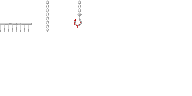
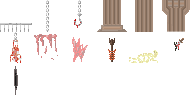
Comparing the layer stacks of the two 192x96 images. Changes:
moved "Layer 3" above "Layer 2", painted on it over [10, 32, 18, 95]
added layer "Layer 2" above "Layer 1" over [174, 38, 184, 51]
added layer "Layer 1" above "torch" over [129, 50, 158, 63]
added layer "torch" above "bloodsplatter_2" over [108, 38, 116, 62]
added layer "bloodsplatter_2" (51%) above "bloodsplatter_1" over [72, 37, 88, 62]
added layer "bloodsplatter_1" (64%) above "pillar_mid" over [34, 22, 185, 60]
added layer "pillar_mid" above "pillar_top" over [135, 0, 153, 32]
added layer "pillar_top" above "pillar_bot" over [162, 0, 190, 31]
renamed "Layer 2" to "pillar_bot", painted on it over [97, 0, 127, 32]
added layer "body" above "chain" over [10, 32, 22, 63]
